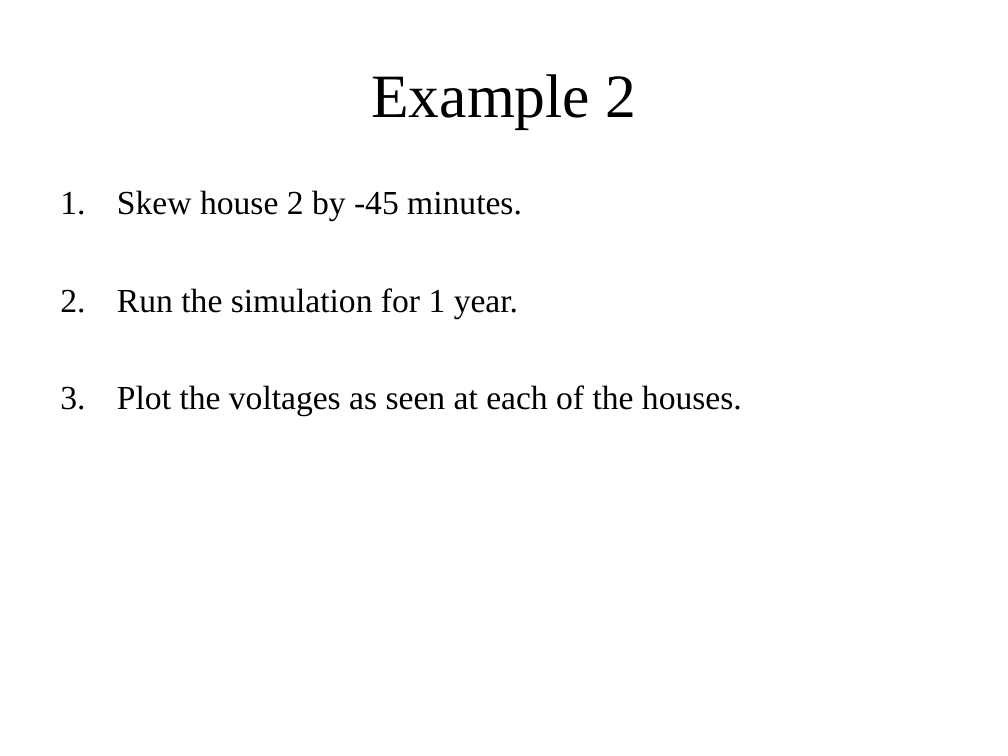
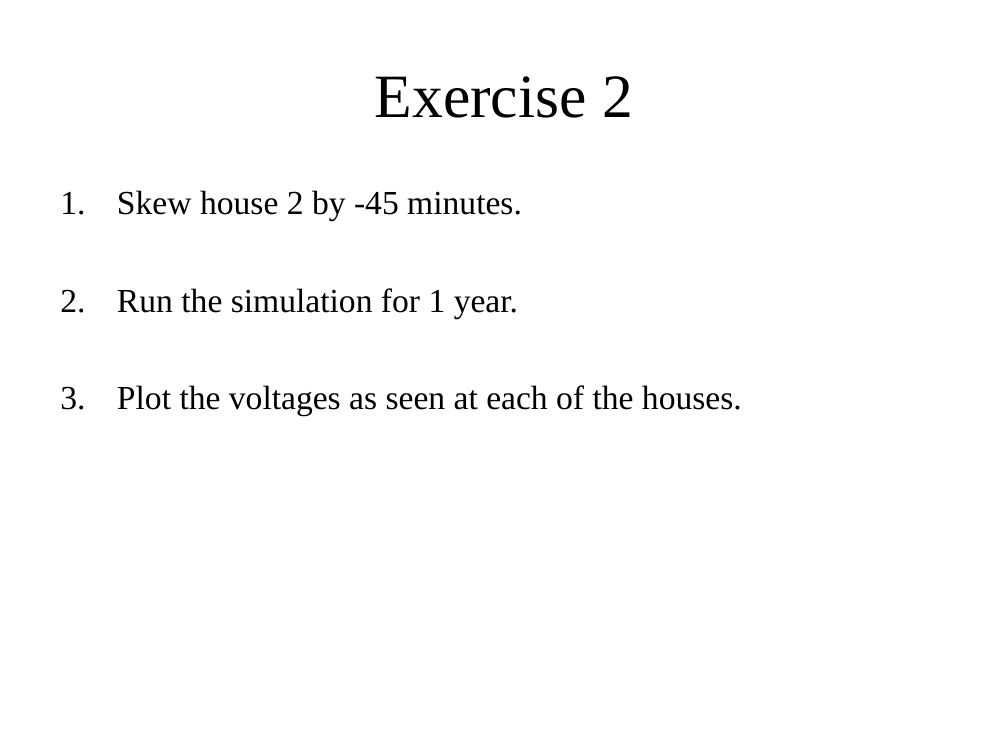
Before and after one commit to gridlab-d/course, a slide deck: slide 13 of Distribution_Analysis_Course/1.0 - Anual_Analysis.ppt. Drawn at 1008x756 pixels with LibreOffice and Linux fonts; fonts in the diff are those of the drawing. Boxes give left, top, right and bottom in pixels: in the first picture for what was removed or moved away, otherwise in the second. Text is boxed around its words. In the diff, an @@ line names an element or a change of style, - is before the commit and + after.

```diff
--- a/Distribution_Analysis_Course/1.0 - Anual_Analysis.ppt
+++ b/Distribution_Analysis_Course/1.0 - Anual_Analysis.ppt
@@ title at (375, 76, 633, 118): text changed @@
-Example 2
+Exercise 2
```
Also in this commit, not shown: 1 other slide changed, 1 other file.
